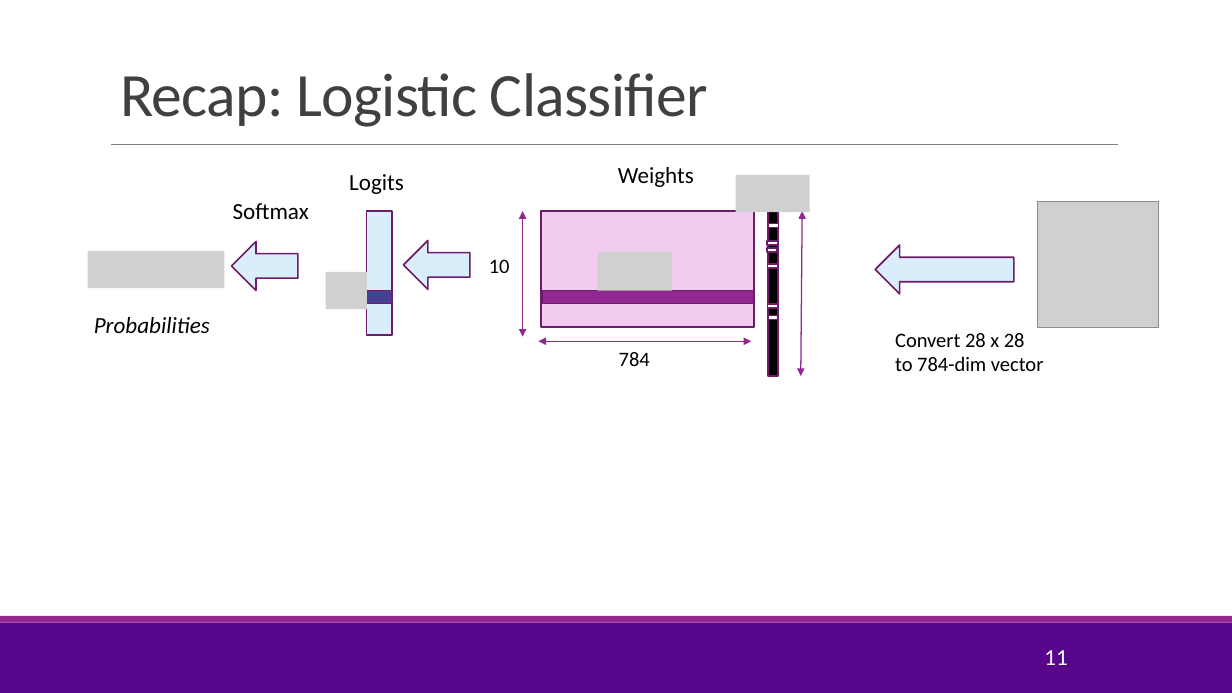
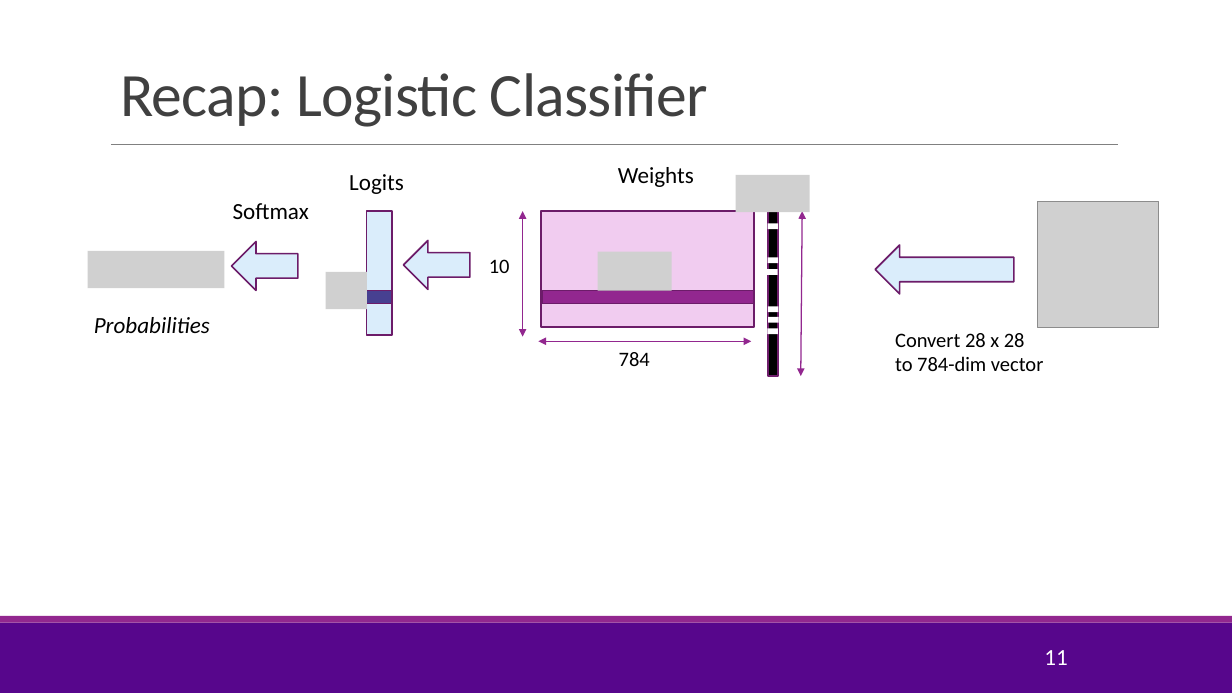
Before and after one commit to sdrangan/introml, a slide deck: slide 11 of lectures/Lect08_SVM.pptx. Drawn at 1232x693 pixels with LibreOffice and Linux fonts; fonts in the diff are those of the drawing; grey boxes stand for pictures; background and template pictures are left out. Boxes give left, top, right and bottom in pixels: in the first picture for what was removed or moved away, otherwise in the second. Text is boxed around its words. In the diff, an @@ line names an element or a change of style, - is before the commit and + after.

```diff
--- a/lectures/Lect08_SVM.pptx
+++ b/lectures/Lect08_SVM.pptx
@@ rectangle at <box>768,211,778,376</box>: outline #6C1D6A 1.25 pt to #6D1D6B 1.25 pt @@
@@ rectangle: place and size @@
-rectangle at <box>768,263,778,268</box>
+rectangle at <box>768,257,778,263</box>
@@ rectangle: place and size @@
-rectangle at <box>767,248,777,252</box>
+rectangle at <box>768,269,778,275</box>
@@ outline #6C1D6A 1.25 pt to none in 5 elements at <box>768,223,778,229</box>, <box>768,306,779,312</box>, <box>768,257,778,263</box>, <box>768,269,778,275</box>, <box>768,329,778,334</box> @@
@@ rectangle at <box>768,317,779,323</box>: outline #6C1D6A 1.25 pt to none; mirrored @@
@@ rectangle: place and size @@
-rectangle at <box>768,303,778,308</box>
+rectangle at <box>768,306,779,312</box>
@@ rectangle: place and size @@
-rectangle at <box>768,240,778,245</box>
+rectangle at <box>768,329,778,334</box>
```
Also in this commit, not shown: 7 other slides changed, 4 slides added, 1 slide removed, 3 other files.
